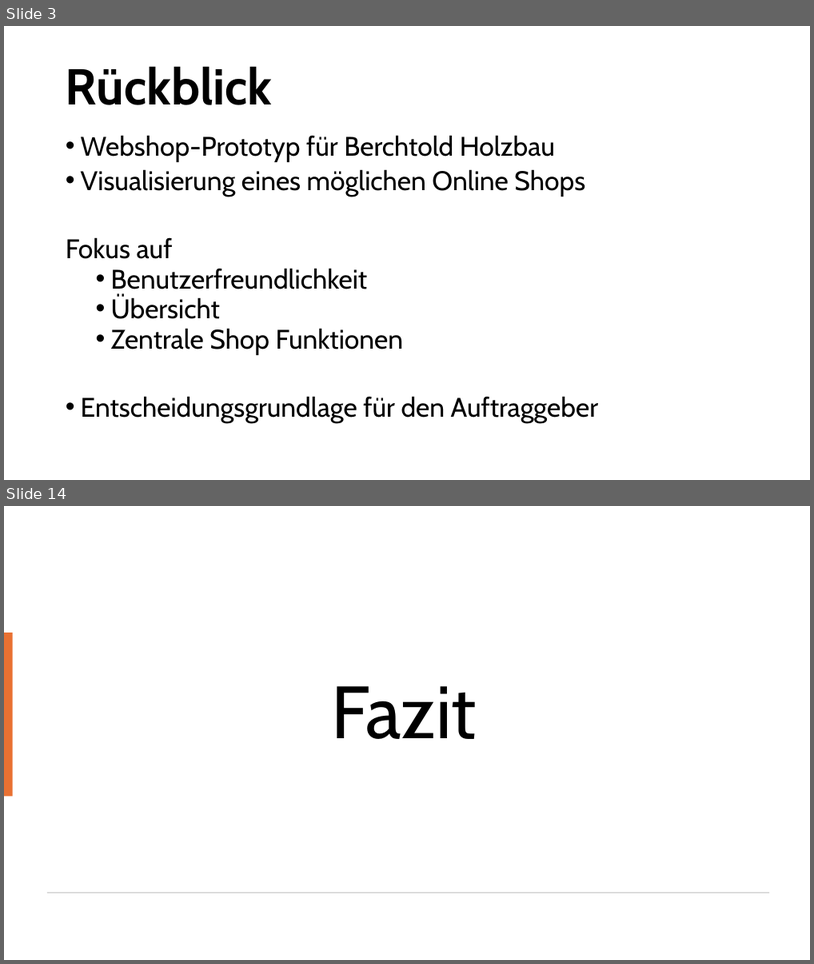
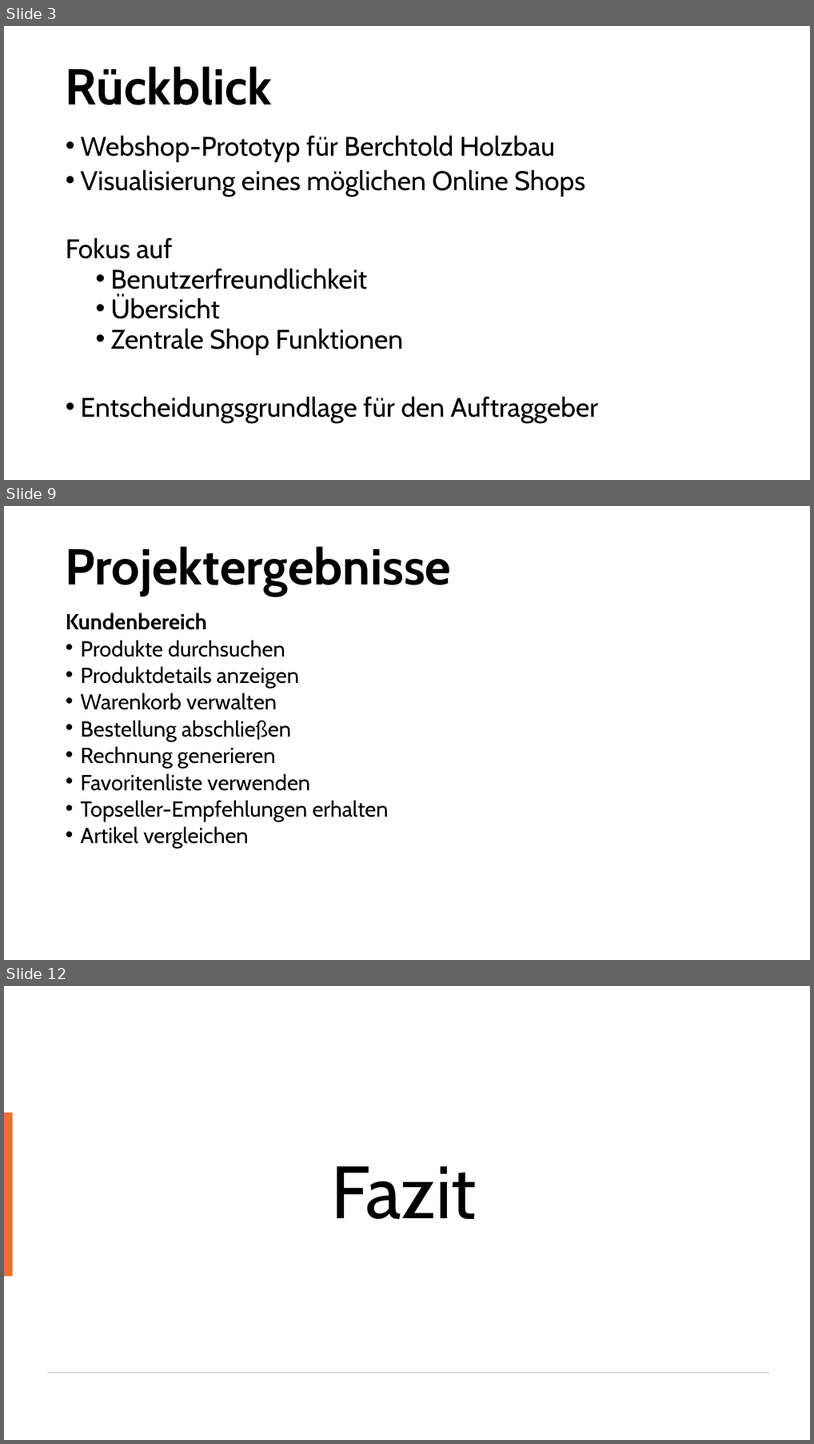
Before and after one commit to HalbmayrJulian/JHLB-BerchtoldHolzbauplanWebshop, a slide deck: Webshop_Berchtold/Endpräsentation_Webshop.pptx. Shown one above the other, each under a label of ours: slides 3 and 14 before the commit, slides 3, 9 and 12 after it; the slides between them are not shown. The pictures are 814x964 and 814x1444 pixels, drawn with LibreOffice and Linux fonts; fonts in the diff are those of the drawing. Boxes give left, top, right and bottom in pixels: in the first picture for what was removed or moved away, otherwise in the second. Text is boxed around its words. In the diff, an @@ line names an element or a change of style, - is before the commit and + after.

```diff
--- a/Webshop_Berchtold/Endpräsentation_Webshop.pptx
+++ b/Webshop_Berchtold/Endpräsentation_Webshop.pptx
@@ slide 9 added at (4,506,810,960), background #FFFFFF @@
@@ title added at (66,546,451,596), 60 pt, text #000000, bold @@
+Projektergebnisse
@@ text added at (66,612,389,848), 25.9 pt, text #000000 @@
+Kundenbereich
+• Produkte durchsuchen
+• Produktdetails anzeigen
+• Warenkorb verwalten
+• Bestellung abschließen
+• Rechnung generieren
+• Favoritenliste verwenden
+• Topseller-Empfehlungen erhalten
+• Artikel vergleichen
@@ what was slide 14 is now slide 12 @@
```
Also in this commit, not shown: 2 slides changed, 5 other slides added, 8 slides removed.
